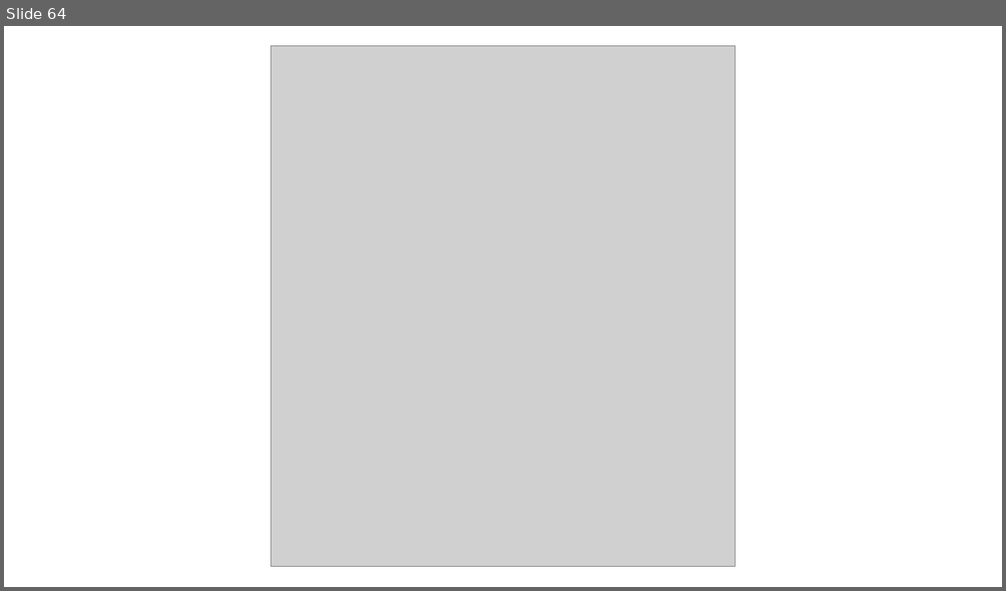
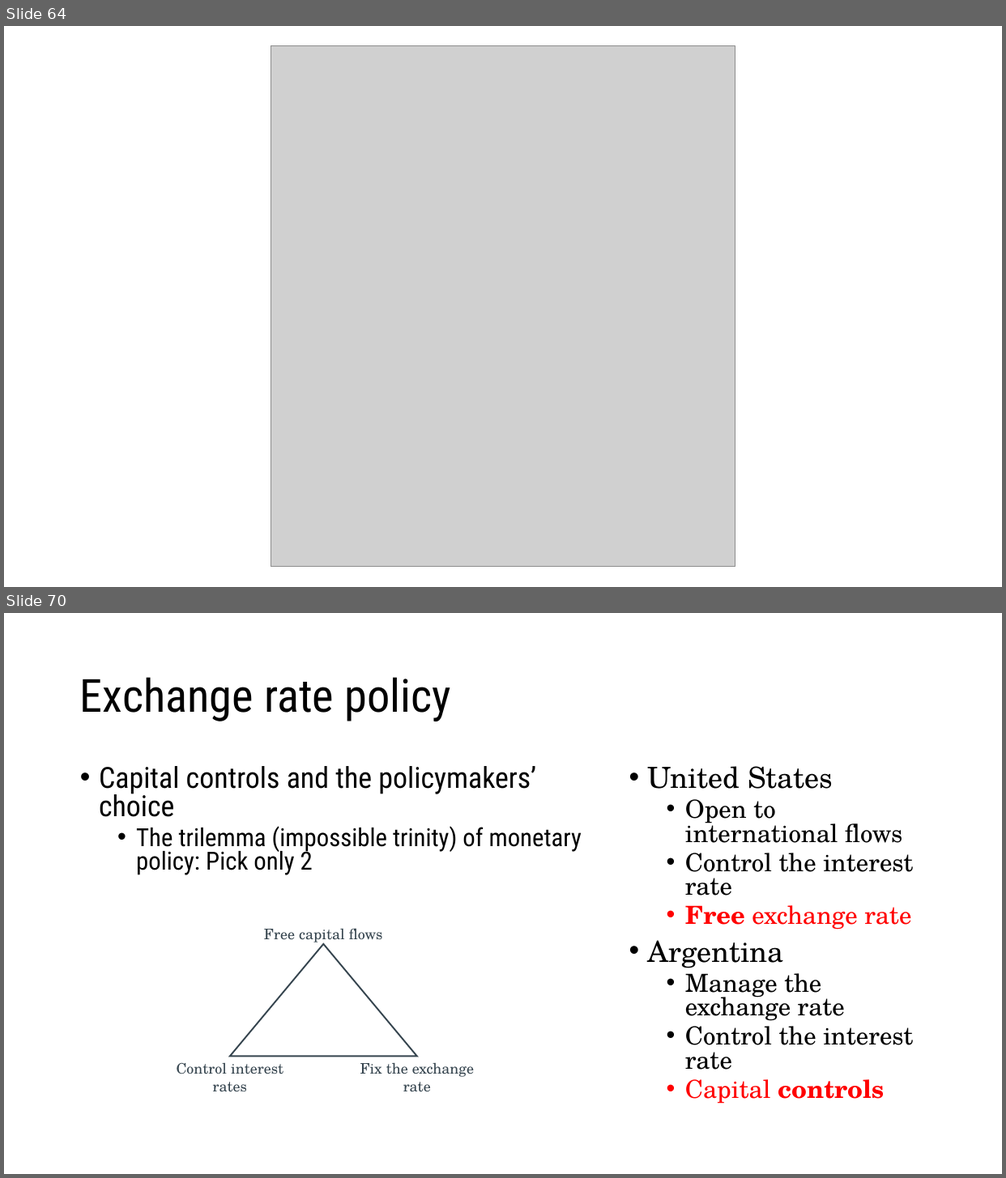
Before and after one commit to ncachanosky/ECON-3320-online, a slide deck: figures/figures.pptx. Shown one above the other, each under a label of ours: slide 64 before the commit, slides 64 and 70 after it; the slides between them are not shown. The pictures are 1006x591 and 1006x1178 pixels, drawn with LibreOffice and Linux fonts; fonts in the diff are those of the drawing; grey boxes stand for pictures. Boxes give left, top, right and bottom in pixels: in the first picture for what was removed or moved away, otherwise in the second. Text is boxed around its words. In the diff, an @@ line names an element or a change of style, - is before the commit and + after.

```diff
--- a/figures/figures.pptx
+++ b/figures/figures.pptx
@@ slide 70 added at (4, 613, 1002, 1174), background #FFFFFF @@
@@ title added at (80, 677, 451, 722), 44 pt, text #000000 @@
+Exchange rate policy
@@ text added at (99, 766, 582, 875), 24 pt, text #000000 @@
+• Capital controls and the policymakers’ choice
+  • The trilemma (impossible trinity) of monetary policy: Pick only 2
@@ text added at (648, 766, 913, 1104), 24 pt, text #000000 @@
+• United States
+  • Open to international flows
+  • Control the interest rate
+  • Free exchange rate
+• Argentina
+  • Manage the exchange rate
+  • Control the interest rate
+  • Capital controls
@@ text added at (264, 928, 383, 944), 14 pt, text #36454F @@
+Free capital flows
@@ triangle added at (230, 944, 417, 1056), fill #FFFFFF, outline #36454F 1.5 pt @@
@@ text added at (177, 1063, 283, 1093), 14 pt, text #36454F @@
+Control interest rates
@@ text added at (360, 1063, 474, 1093), 14 pt, text #36454F @@
+Fix the exchange rate
```
Also in this commit, not shown: 3 slides changed, 8 other slides added, 2 slides removed, 28 other files.
